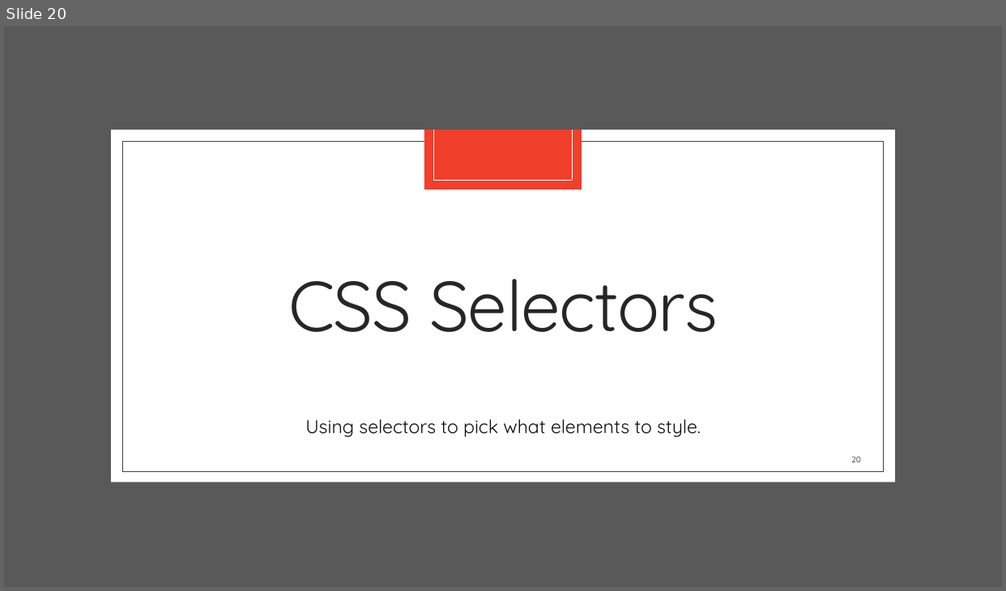
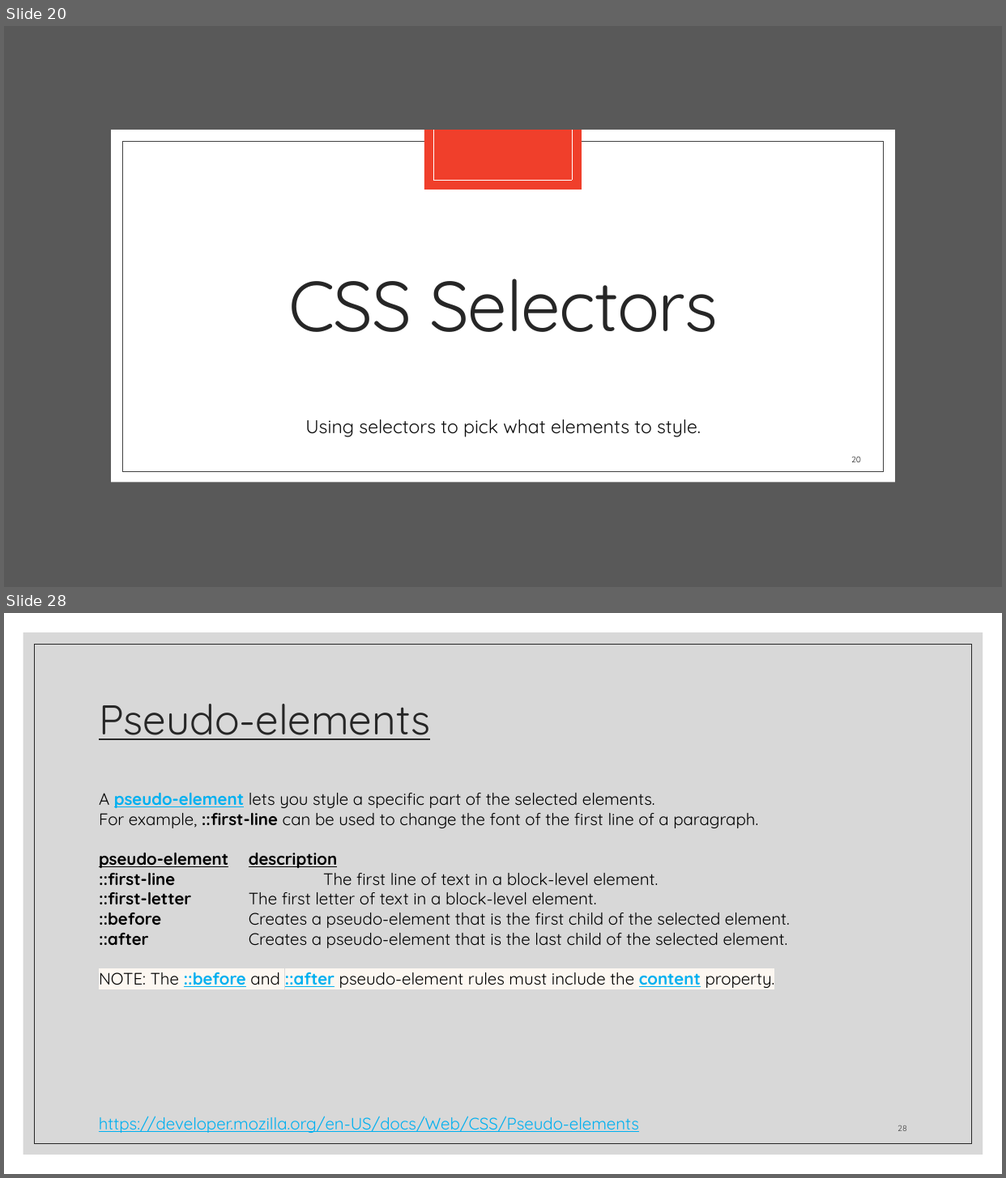
Before and after one commit to zackstotts/base-node-curriculum, a slide deck: unit_00/html_review/03 CSS.pptx. Shown one above the other, each under a label of ours: slide 20 before the commit, slides 20 and 28 after it; the slides between them are not shown. The pictures are 1006x591 and 1006x1178 pixels, drawn with LibreOffice and Linux fonts; fonts in the diff are those of the drawing. Boxes give left, top, right and bottom in pixels: in the first picture for what was removed or moved away, otherwise in the second. Text is boxed around its words. In the diff, an @@ line names an element or a change of style, - is before the commit and + after.

```diff
--- a/unit_00/html_review/03 CSS.pptx
+++ b/unit_00/html_review/03 CSS.pptx
@@ slide 28 added at <box>4,613,1002,1174</box>, background #FFFFFF @@
@@ rectangle added at <box>23,632,983,1155</box>, fill #BFBFBF at 60% opacity @@
@@ rectangle added at <box>35,644,972,1144</box>, outline #262626 0.5 pt @@
@@ title added at <box>99,704,430,740</box>, 40 pt, text #262626, underline @@
+Pseudo-elements
@@ text added at <box>99,793,790,988</box>, 16 pt, text #000000 @@
+A pseudo-element lets you style a specific part of the selected elements.
+For example, ::first-line can be used to change the font of the first line of a paragraph.
+pseudo-element description
+::first-line The first line of text in a block-level element.
+::first-letter The first letter of text in a block-level element.
+::before Creates a pseudo-element that is the first child of the selected element.
+::after Creates a pseudo-element that is the last child of the selected element.
+NOTE: The ::before and ::after pseudo-element rules must include the content property.
@@ text added at <box>99,1116,639,1133</box>, 16 pt, text #00B0F0, underline @@
+https://developer.mozilla.org/en-US/docs/Web/CSS/Pseudo-elements
@@ page number added at <box>897,1126,907,1131</box>, 8 pt, text #404040 @@
+28
```
Also in this commit, not shown: 10 slides changed, 19 other slides added, 13 slides removed.
